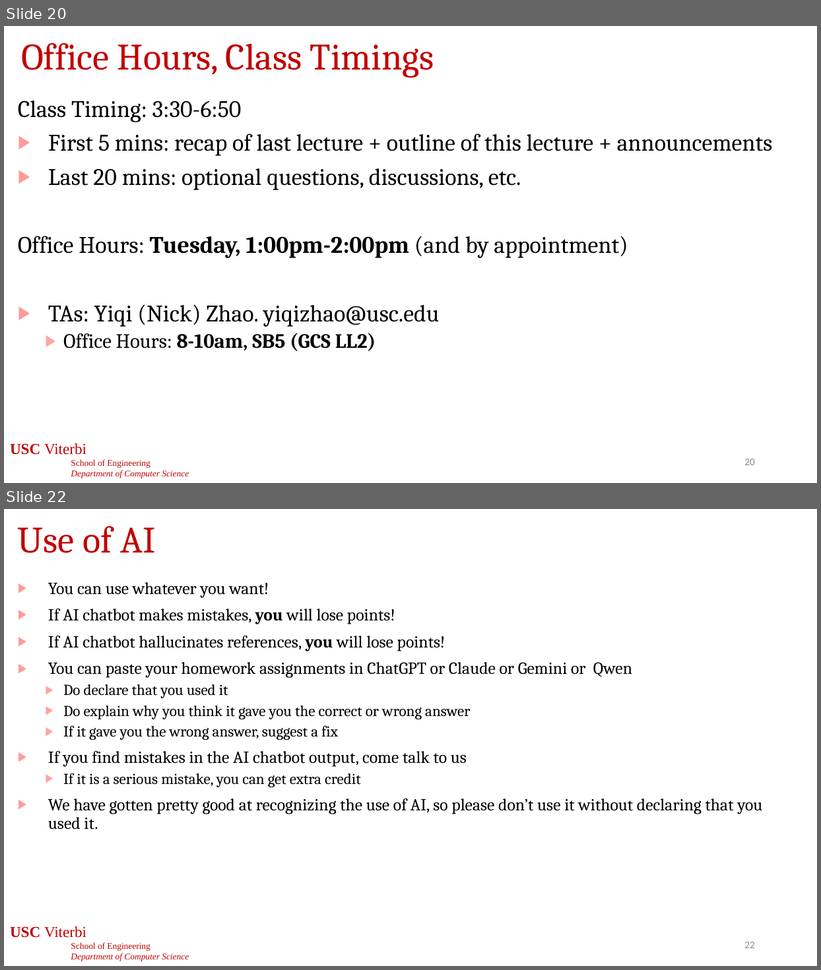
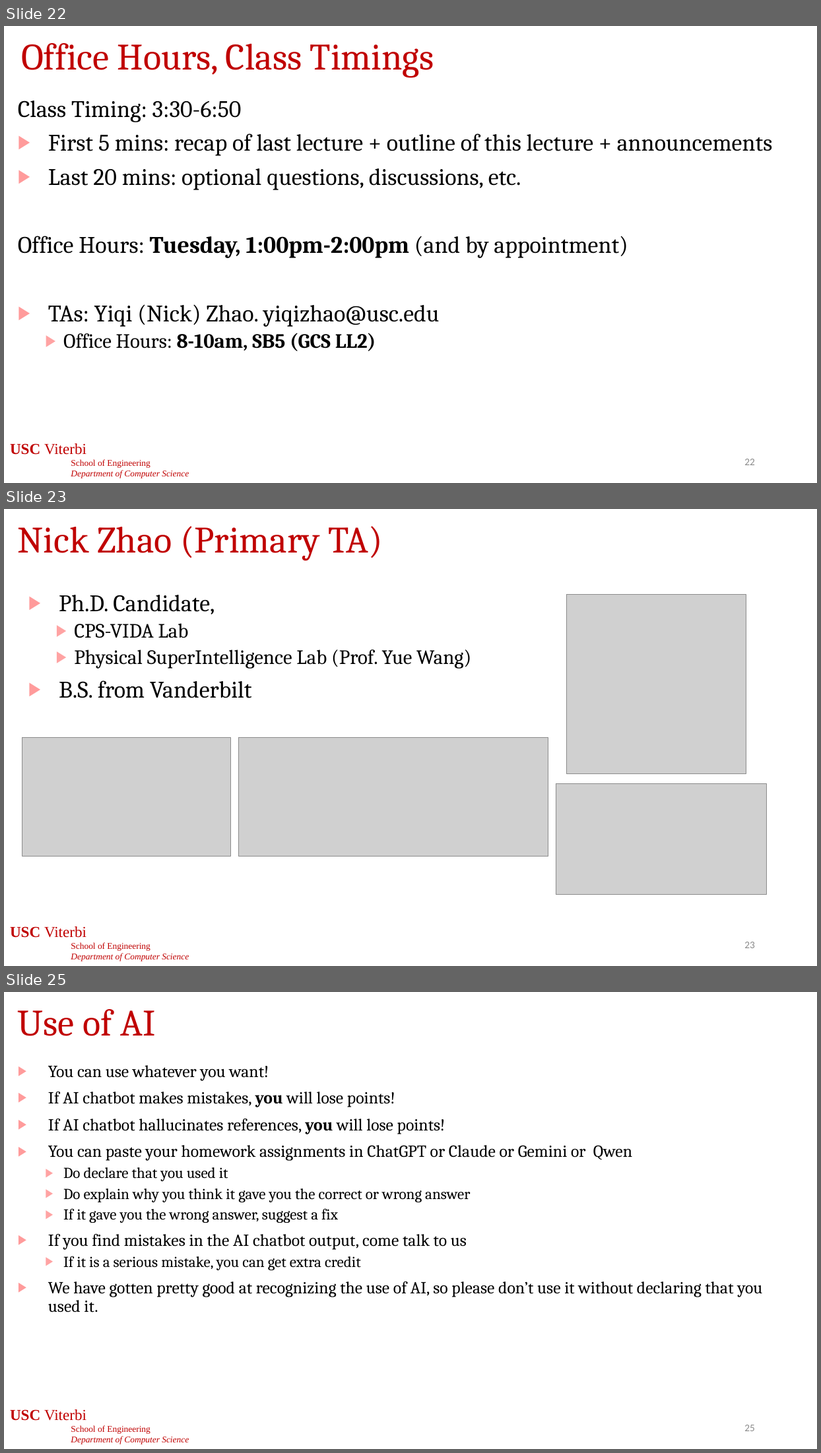
Before and after one commit to jdeshmukh/jdeshmukh.github.io, a slide deck: teaching/cs513-autocps-fall-2026/slides/1-CourseIntro.pptx. Shown one above the other, each under a label of ours: slides 20 and 22 before the commit, slides 22, 23 and 25 after it; the slides between them are not shown. The pictures are 821x970 and 821x1453 pixels, drawn with LibreOffice and Linux fonts; fonts in the diff are those of the drawing; grey boxes stand for pictures; background and template pictures are left out. Boxes give left, top, right and bottom in pixels: in the first picture for what was removed or moved away, otherwise in the second. Text is boxed around its words. In the diff, an @@ line names an element or a change of style, - is before the commit and + after.

```diff
--- a/teaching/cs513-autocps-fall-2026/slides/1-CourseIntro.pptx
+++ b/teaching/cs513-autocps-fall-2026/slides/1-CourseIntro.pptx
@@ slide 23 added at [4, 509, 817, 966], background #FFFFFF; not listed: 2 template elements that a slide beside it also shows @@
@@ title added at [18, 526, 382, 560], 44 pt, text #C00000 @@
+Nick Zhao (Primary TA)
@@ text added at [59, 595, 471, 698], 24 pt, text #000000 @@
+▶ Ph.D. Candidate,
+  ▶ CPS-VIDA Lab
+  ▶ Physical SuperIntelligence Lab (Prof. Yue Wang)
+▶ B.S. from Vanderbilt
@@ picture added at [566, 594, 746, 774] @@
@@ picture added at [22, 738, 231, 857] @@
@@ picture added at [239, 738, 548, 857] @@
@@ picture added at [556, 784, 766, 895] @@
@@ page number added at [327, 935, 510, 959], 16 pt, text #FFFFFF @@
+23
@@ what was slide 20 is now slide 22 @@
@@ page number at [745, 459, 755, 466]: text changed @@
-20
+22
@@ what was slide 22 is now slide 25 @@
@@ page number at [745, 1425, 755, 1432]: text changed @@
-22
+25
```
Also in this commit, not shown: 2 slides changed, 2 other slides added.
